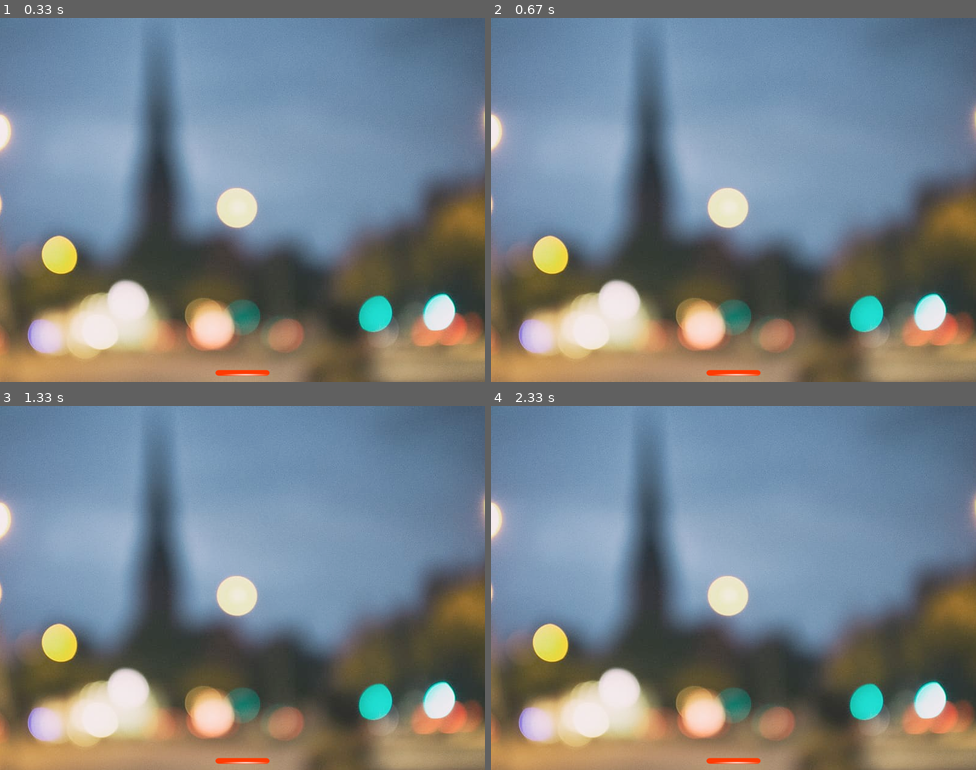
Above: before the commit, frames 1-4 (two rows, left to right).
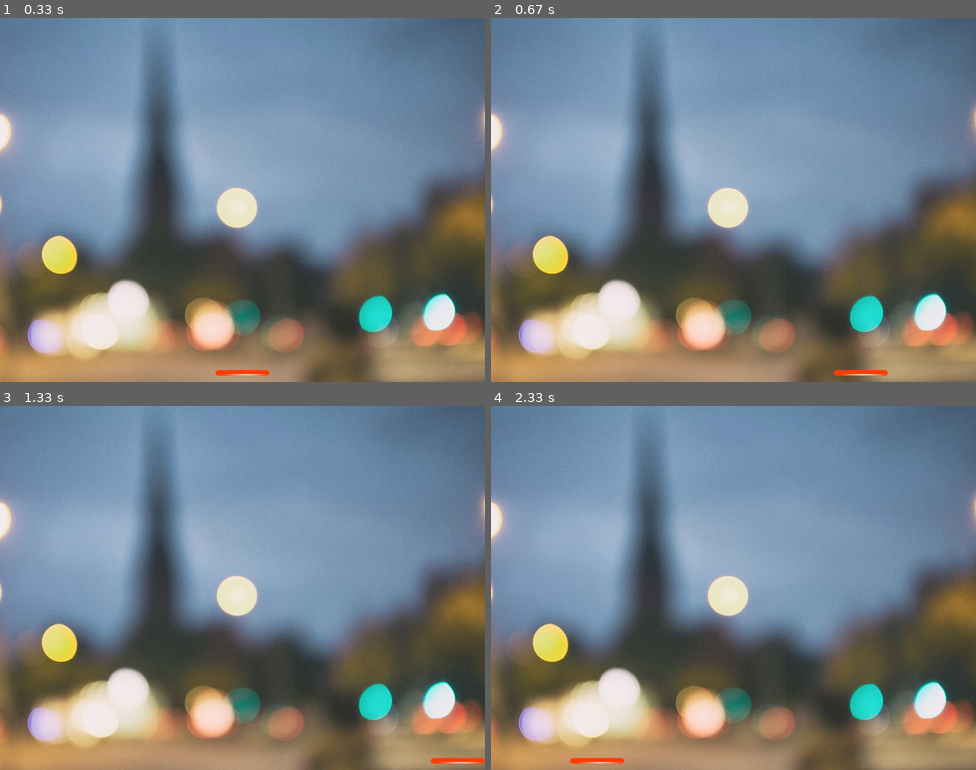
Above: after the commit, the same moments.

Repository: pigmonchu/BootZ4_k8_pygame
Game: pygame game, started from main.py
Same seed, same stepped clock (60 frames per second), same inputs: the game is played once before the commit and once after it.
Inputs:
- Up to frame 1 (0.33 s): no input
- Up to frame 2 (0.67 s): hold Right from 0.33 s (still down)
- Up to frame 3 (1.33 s): release Right at 0.8 s; hold Right 0.83-1.3 s
- Up to frame 4 (2.33 s): hold Left 1.33-1.87 s; hold Left 1.9-2.3 s

Frame 1 is identical in both runs. In frame 2, 0.4% of the frame differs, in the area x 44-82%, y 96-99%; in frame 3, 0.4%; in frame 4, 0.4%.

Commit message:
Raqueta en movimiento con límites de pantalla

Diff:
--- a/entities.py
+++ b/entities.py
@@ -5,6 +5,7 @@
 
 class Racket(pg.sprite.Sprite):
     pictures = 'racket_horizontal.png'
+    speed = 10
 
     def __init__(self, x=355, y=580):
         self.x = x
@@ -17,3 +18,11 @@
         self.rect = self.image.get_rect()
         self.rect.x = x
         self.rect.y = y
+        self.w = self.rect.w
+        self.h = self.rect.h
+
+    def go_left(self):
+        self.rect.x = max(0, self.rect.x - self.speed)
+
+    def go_right(self):
+        self.rect.x = min(self.rect.x + self.speed, 800-self.w)
--- a/main.py
+++ b/main.py
@@ -28,6 +28,19 @@
             if event.type == QUIT:
                 self.gameOver()
 
+            if event.type == KEYDOWN:
+                if event.key == K_LEFT:
+                    self.player.go_left()
+
+                if event.key == K_RIGHT:
+                    self.player.go_right()
+
+        keys_pressed = pg.key.get_pressed()
+        if keys_pressed[K_LEFT]:
+            self.player.go_left()
+
+        if keys_pressed[K_RIGHT]:
+            self.player.go_right()
 
     def mainloop(self):
         while True:
